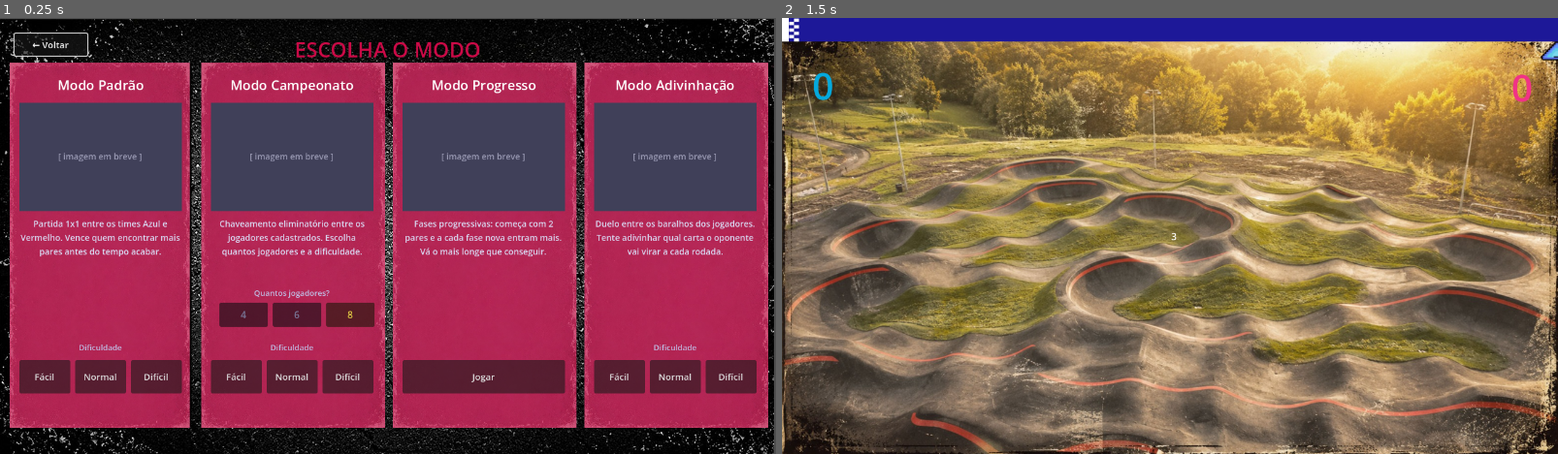
Above: before the commit, frames 1-2 (left to right).
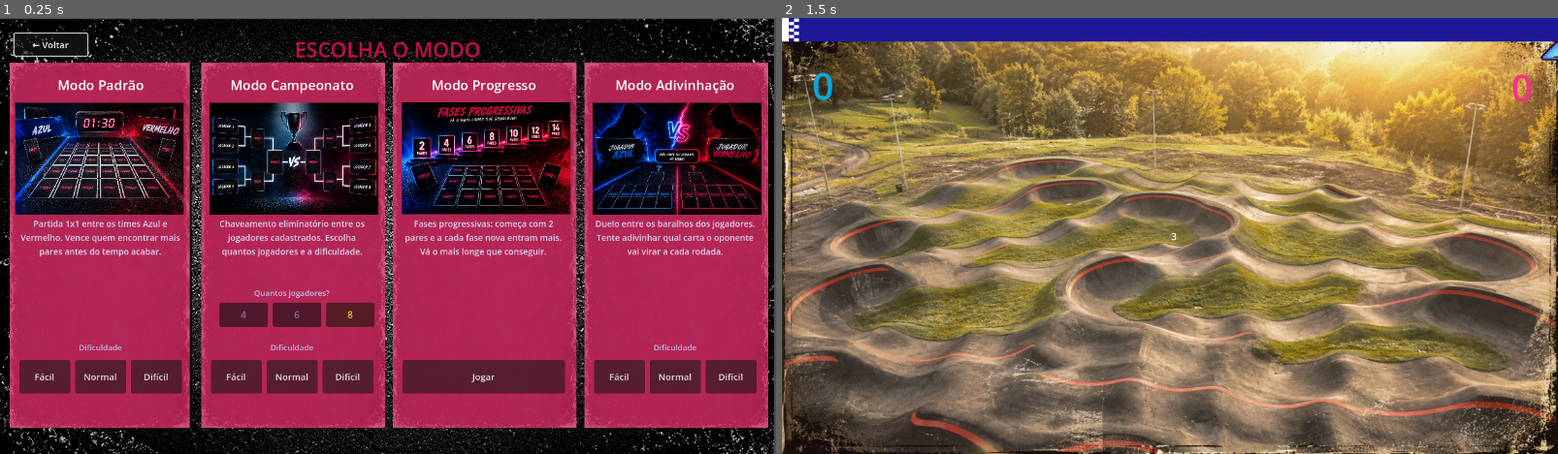
Above: after the commit, the same moments.

Repository: Gi0vai123/Memory_Cycling_TCC
Game: Godot game, scene res://scenes/selecao_modo.tscn
The game is run twice, just before and just after one commit, with the same random seed, the same clock (stepped at 60 frames per second) and the same inputs. This scene is started directly instead of the project's main scene.
Inputs (mouse positions are in pixels of both pictures, inside the frame that each line leads up to):
- Up to frame 1 (0.25 s): no input
- Up to frame 2 (1.5 s): click "Normal" at 0.5 s; tap Enter (ui_accept) at 1.25 s; move the mouse to (1340, 214) at 1.27 s; click (1340, 214) at 1.42 s

The runs differ from the first frame. In frame 1, 22% of the frame differs, in the area x 1-99%, y 19-46%; in frame 2, nothing differs.

Commit message:
artes atualizadas

Diff:
--- a/scenes/selecao_modo.tscn
+++ b/scenes/selecao_modo.tscn
@@ -3,6 +3,10 @@
 [ext_resource type="Script" uid="uid://b2ixhphmkjujg" path="res://scripts/selecao_modo.gd" id="1_smdo1"]
 [ext_resource type="Texture2D" uid="uid://bicg75a8ai7ac" path="res://modos2.jpeg" id="2_4ni2v"]
 [ext_resource type="Texture2D" uid="uid://bgycglk1ypjjo" path="res://fundomenu.jpeg" id="3_5ikon"]
+[ext_resource type="Texture2D" uid="uid://btyewf4juc8c3" path="res://portempo.jpeg" id="4_7o37o"]
+[ext_resource type="Texture2D" uid="uid://suhv646quf64" path="res://campeonato.jpeg" id="5_a0x88"]
+[ext_resource type="Texture2D" uid="uid://bmx5iqsmmdai5" path="res://progresso.jpeg" id="6_caud3"]
+[ext_resource type="Texture2D" uid="uid://dvy0sn5mbtvcu" path="res://adivinho.jpeg" id="7_8dv0n"]
 
 [sub_resource type="SystemFont" id="SystemFont_5ikon"]
 font_names = PackedStringArray("Asteroid Blaster")
@@ -72,18 +76,10 @@
 mouse_filter = 2
 color = Color(0.25, 0.25, 0.35, 1)
 
-[node name="ImagemLabel" type="Label" parent="CardPadrao/Imagem" unique_id=1537051867]
-layout_mode = 1
-anchors_preset = 15
-anchor_right = 1.0
-anchor_bottom = 1.0
-grow_horizontal = 2
-grow_vertical = 2
-theme_override_colors/font_color = Color(0.6, 0.6, 0.7, 1)
-theme_override_font_sizes/font_size = 14
-text = "[ imagem em breve ]"
-horizontal_alignment = 1
-vertical_alignment = 1
+[node name="ilustr" type="Sprite2D" parent="CardPadrao/Imagem" unique_id=1668083394]
+position = Vector2(132.00002, 93)
+scale = Vector2(0.18066406, 0.18066406)
+texture = ExtResource("4_7o37o")
 
 [node name="Descricao" type="Label" parent="CardPadrao" unique_id=1653163680]
 layout_mode = 0
@@ -166,18 +162,10 @@
 mouse_filter = 2
 color = Color(0.25, 0.25, 0.35, 1)
 
-[node name="ImagemLabel" type="Label" parent="CardCampeonato/Imagem" unique_id=524711530]
-layout_mode = 1
-anchors_preset = 15
-anchor_right = 1.0
-anchor_bottom = 1.0
-grow_horizontal = 2
-grow_vertical = 2
-theme_override_colors/font_color = Color(0.6, 0.6, 0.7, 1)
-theme_override_font_sizes/font_size = 14
-text = "[ imagem em breve ]"
-horizontal_alignment = 1
-vertical_alignment = 1
+[node name="ilustr" type="Sprite2D" parent="CardCampeonato/Imagem" unique_id=1666760694]
+position = Vector2(137.00002, 93)
+scale = Vector2(0.18066406, 0.18066406)
+texture = ExtResource("5_a0x88")
 
 [node name="Descricao" type="Label" parent="CardCampeonato" unique_id=944352312]
 layout_mode = 0
@@ -297,18 +285,10 @@
 mouse_filter = 2
 color = Color(0.25, 0.25, 0.35, 1)
 
-[node name="ImagemLabel" type="Label" parent="CardProgresso/Imagem" unique_id=236466310]
-layout_mode = 1
-anchors_preset = 15
-anchor_right = 1.0
-anchor_bottom = 1.0
-grow_horizontal = 2
-grow_vertical = 2
-theme_override_colors/font_color = Color(0.6, 0.6, 0.7, 1)
-theme_override_font_sizes/font_size = 14
-text = "[ imagem em breve ]"
-horizontal_alignment = 1
-vertical_alignment = 1
+[node name="ilustr" type="Sprite2D" parent="CardProgresso/Imagem" unique_id=1722343890]
+position = Vector2(138.00002, 92)
+scale = Vector2(0.18066406, 0.18066406)
+texture = ExtResource("6_caud3")
 
 [node name="Descricao" type="Label" parent="CardProgresso" unique_id=328553215]
 layout_mode = 0
@@ -363,18 +343,10 @@
 mouse_filter = 2
 color = Color(0.25, 0.25, 0.35, 1)
 
-[node name="ImagemLabel" type="Label" parent="CardAdivinhacao/Imagem" unique_id=1944445369]
-layout_mode = 1
-anchors_preset = 15
-anchor_right = 1.0
-anchor_bottom = 1.0
-grow_horizontal = 2
-grow_vertical = 2
-theme_override_colors/font_color = Color(0.6, 0.6, 0.7, 1)
-theme_override_font_sizes/font_size = 14
-text = "[ imagem em breve ]"
-horizontal_alignment = 1
-vertical_alignment = 1
+[node name="ilustr" type="Sprite2D" parent="CardAdivinhacao/Imagem" unique_id=263762481]
+position = Vector2(137, 93)
+scale = Vector2(0.18066406, 0.18066406)
+texture = ExtResource("7_8dv0n")
 
 [node name="Descricao" type="Label" parent="CardAdivinhacao" unique_id=555979965]
 layout_mode = 0
Binary file added: adivinho.jpeg
Not shown, added: adivinho.jpeg.import
Binary file added: campeonato.jpeg
Not shown, added: campeonato.jpeg.import
Binary file added: portempo.jpeg
Not shown, added: portempo.jpeg.import
Binary file added: progresso.jpeg
Not shown, added: progresso.jpeg.import
